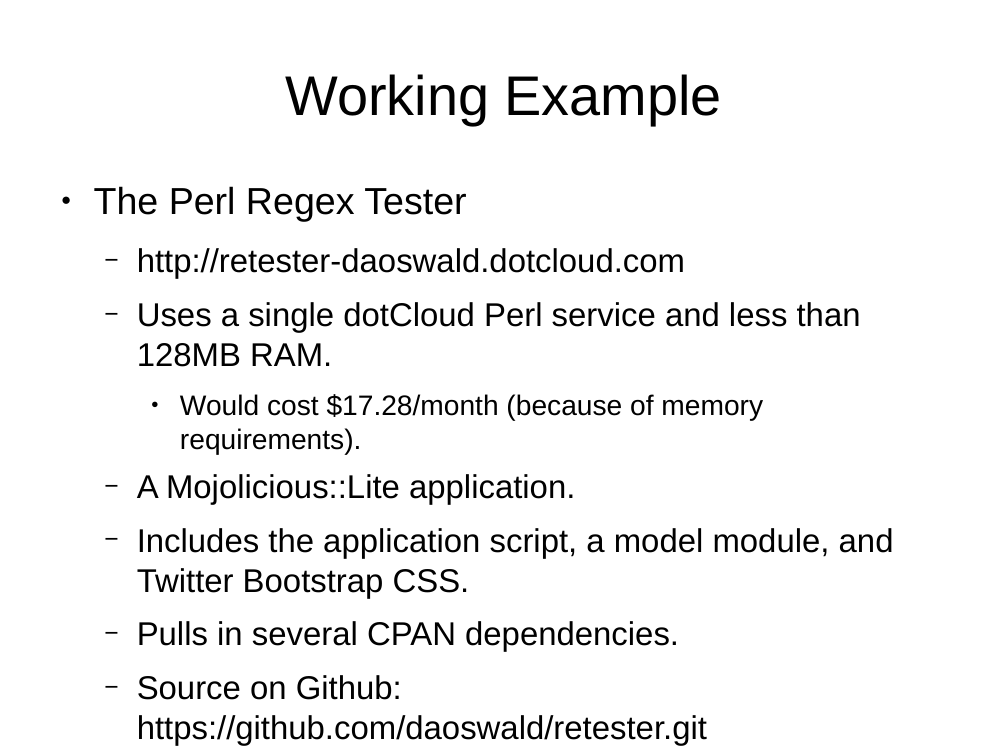
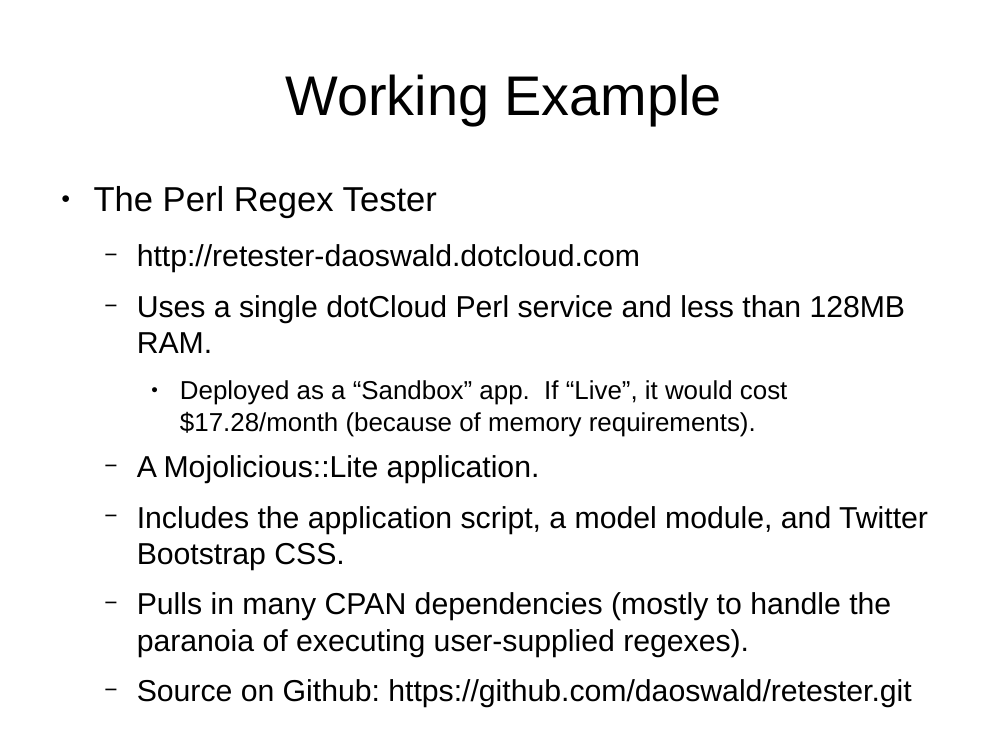
Before and after one commit to daoswald/dotcloud_talk, a slide deck: slide 30 of dotcloud_pm_talk.odp. Drawn at 1008x756 pixels with LibreOffice and Linux fonts; fonts in the diff are those of the drawing. Boxes give left, top, right and bottom in pixels: in the first picture for what was removed or moved away, otherwise in the second. Text is boxed around its words. In the diff, an @@ line names an element or a change of style, - is before the commit and + after.

Commit message:
Fixed a few spelling errors.

```diff
--- a/dotcloud_pm_talk.odp
+++ b/dotcloud_pm_talk.odp
@@ text at (x1=94, y1=186, x2=928, y2=708): size 29.6 to 27.2 pt in "The Perl Regex Tester"; size 25.9 to 23.8 pt in "http://retester-daoswald.dotcloud.com", "Uses a single dotCloud Perl service and ...", "A Mojolicious::Lite application.", "Includes the application script, a model module, ..." and 1 more places @@
@@ text at (x1=180, y1=380, x2=787, y2=437): text changed; size 22.2 to 20.4 pt @@
-    ● Would cost $17.28/month (because of memory requirements).
+    ● Deployed as a “Sandbox” app. If “Live”, it would cost $17.28/month (because of memory requirements).
@@ text at (x1=137, y1=592, x2=891, y2=657): text changed; size 25.9 to 23.8 pt @@
-  − Pulls in several CPAN dependencies.
+  − Pulls in many CPAN dependencies (mostly to handle the paranoia of executing user-supplied regexes).
```
Also in this commit, not shown: 4 other slides changed.
